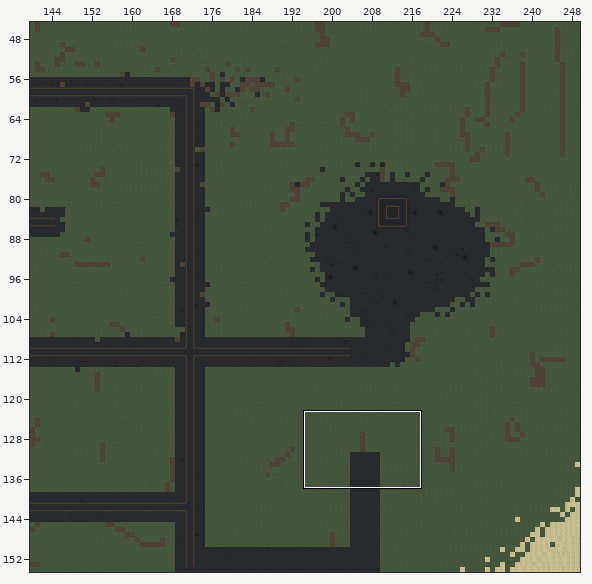
Two versions of a level (Tiled map, resources/locations/summer_island/summer_island_map.tmx). The picture above shows the old version from afar; the outline marks the close-up.
Close-up. The starting point:
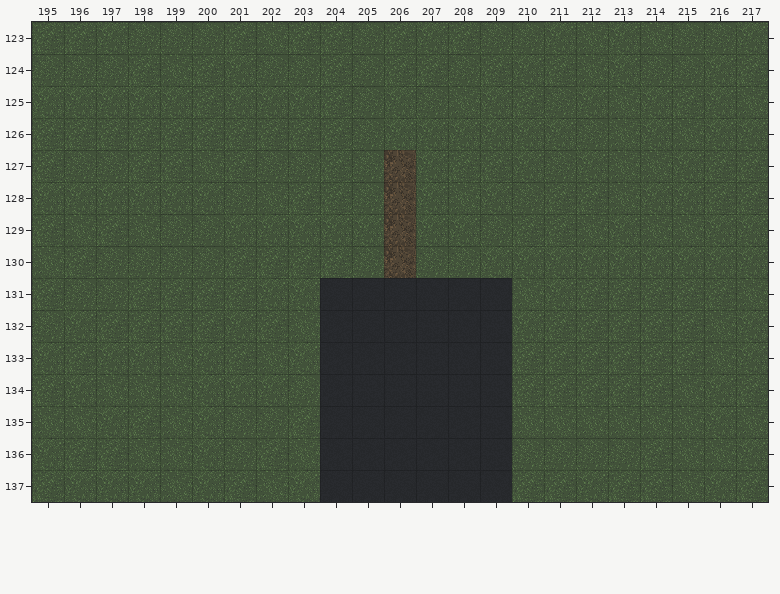
Cells are 32x32 px. Shown: x 195..217, y 123..137.
Now the later version:
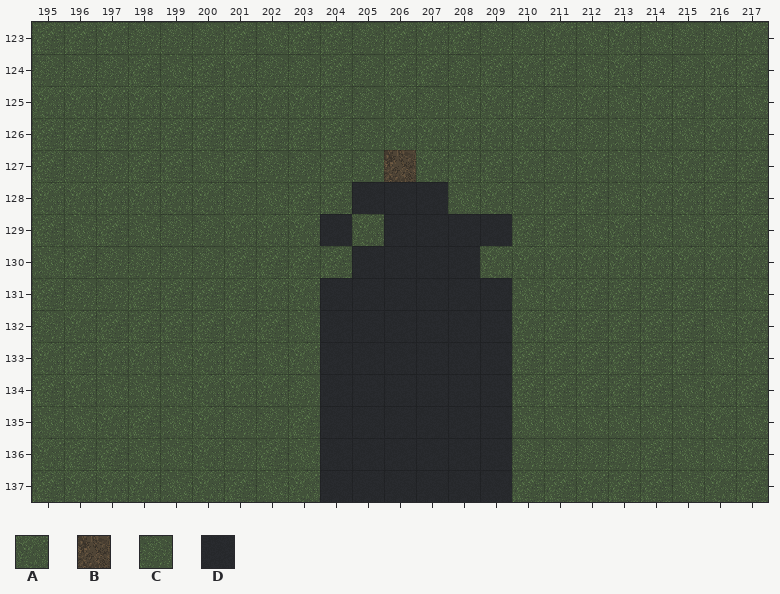
Key: from "Ground_as_tiles": A 191, B 199, C 236, D 505.
_ is an empty cell, . an unchanged one.
The edit:
--- layer "Ground"
@@ x 204..209 @@
-128 .CBA..
-129 A.BAAC
-130 .CBCC.
+128 .DDD..
+129 D.DDDD
+130 .DDDD.
